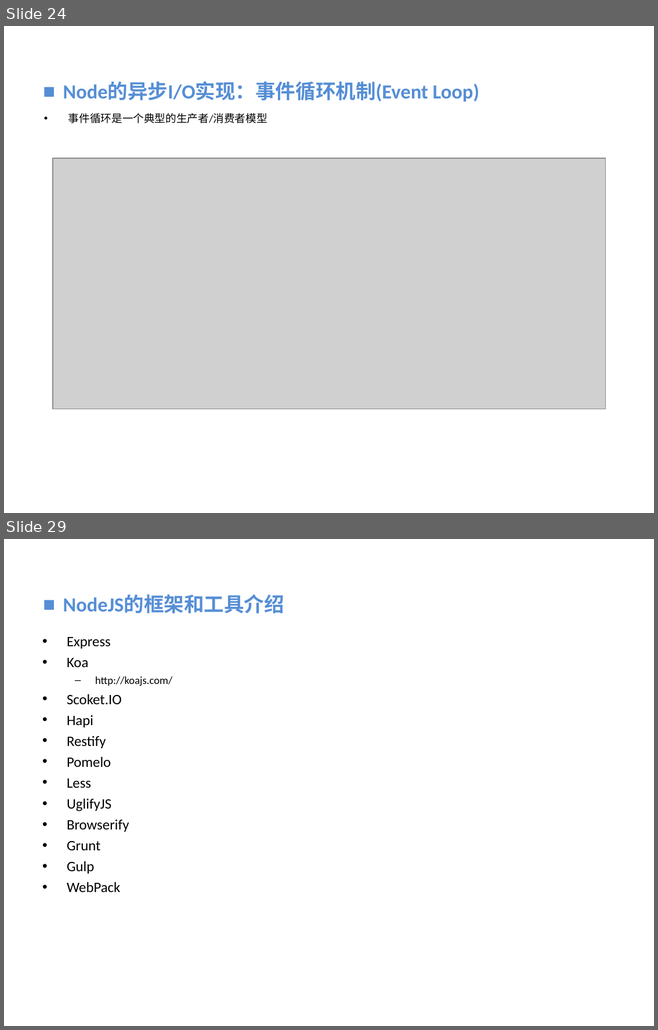
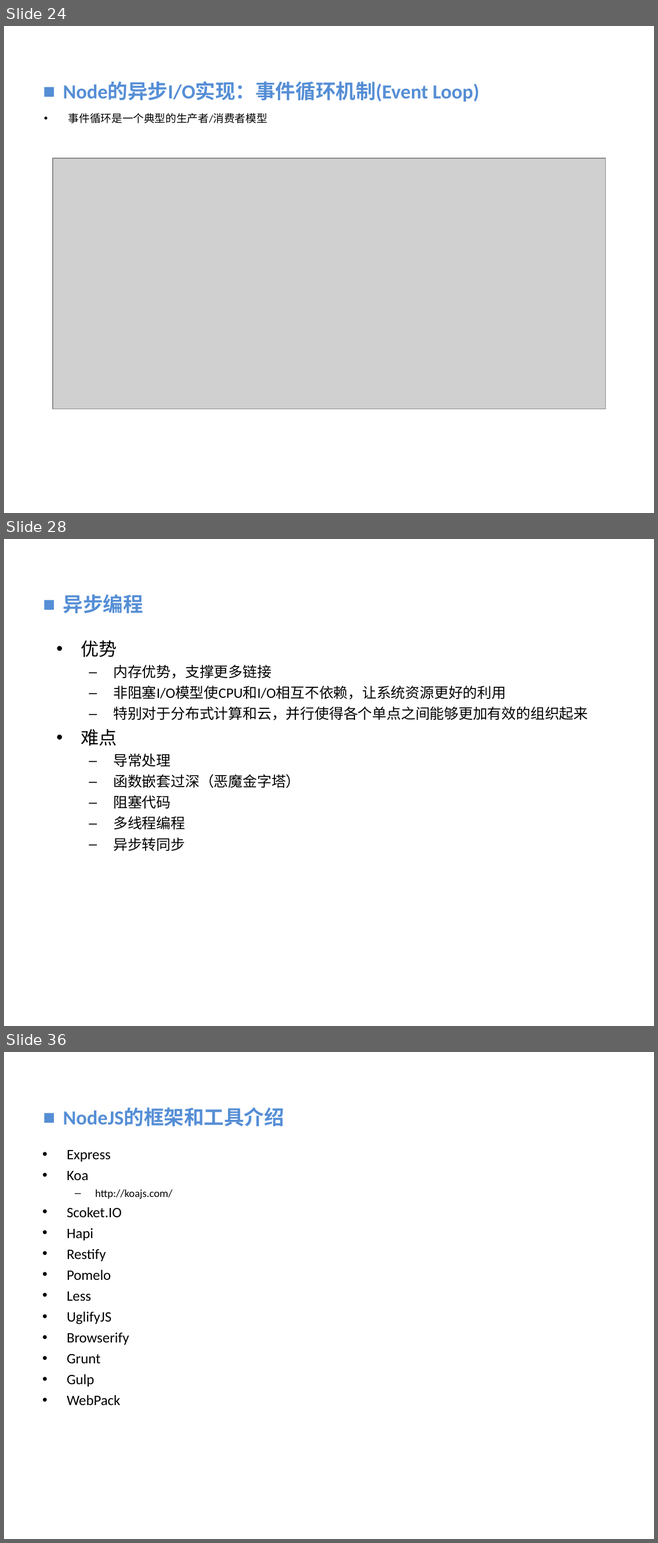
Before and after one commit to vaik/Documents, a slide deck: 我的分享/NodeJS基础概念理解.ppt. Shown one above the other, each under a label of ours: slides 24 and 29 before the commit, slides 24, 28 and 36 after it; the slides between them are not shown. The pictures are 658x1030 and 658x1543 pixels, drawn with LibreOffice and Linux fonts; fonts in the diff are those of the drawing; grey boxes stand for pictures; background and template pictures are left out. Boxes give left, top, right and bottom in pixels: in the first picture for what was removed or moved away, otherwise in the second. Text is boxed around its words. In the diff, an @@ line names an element or a change of style, - is before the commit and + after.

```diff
--- a/我的分享/NodeJS基础概念理解.ppt
+++ b/我的分享/NodeJS基础概念理解.ppt
@@ slide 28 added at (4, 539, 654, 1026), background picture (left out) @@
@@ text added at (63, 594, 143, 613), 22.2 pt, text #558ED5, bold @@
+■ 异步编程
@@ text added at (81, 641, 587, 851), 16 pt, text #000000 @@
+  • 优势
+      – 内存优势，支撑更多链接
+      – 非阻塞I/O模型使CPU和I/O相互不依赖，让系统资源更好的利用
+      – 特别对于分布式计算和云，并行使得各个单点之间能够更加有效的组织起来
+  • 难点
+      – 导常处理
+      – 函数嵌套过深（恶魔金字塔）
+      – 阻塞代码
+      – 多线程编程
+      – 异步转同步
@@ what was slide 29 is now slide 36 @@
```
Also in this commit, not shown: 2 slides changed, 10 other slides added, 4 slides removed.
